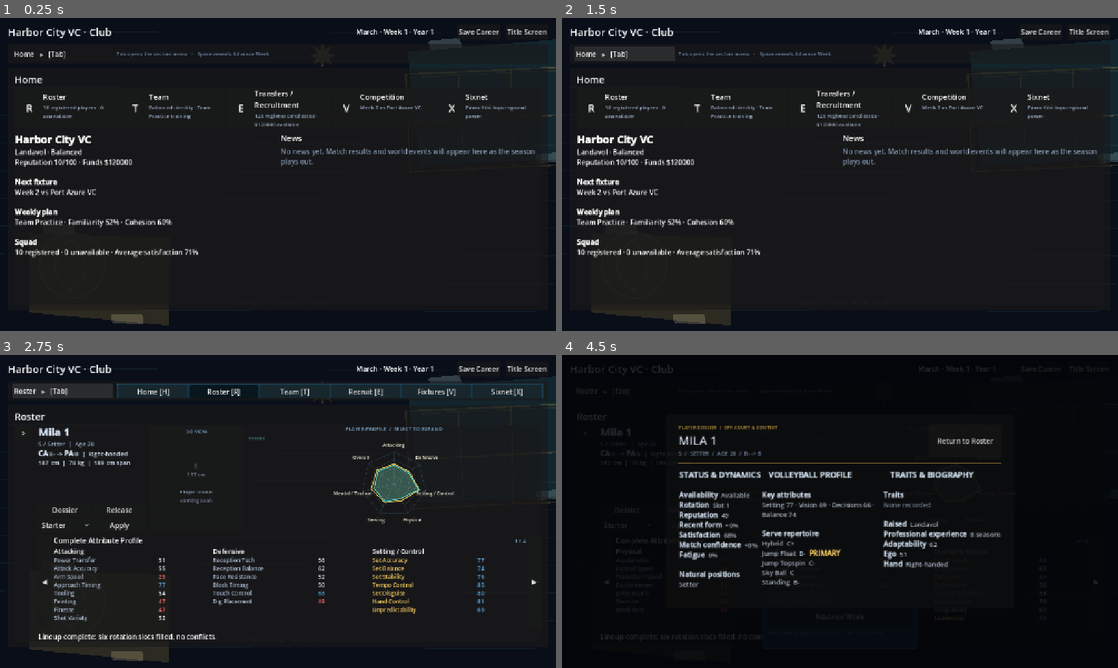
Above: before the commit, frames 1-4 (two rows, left to right).
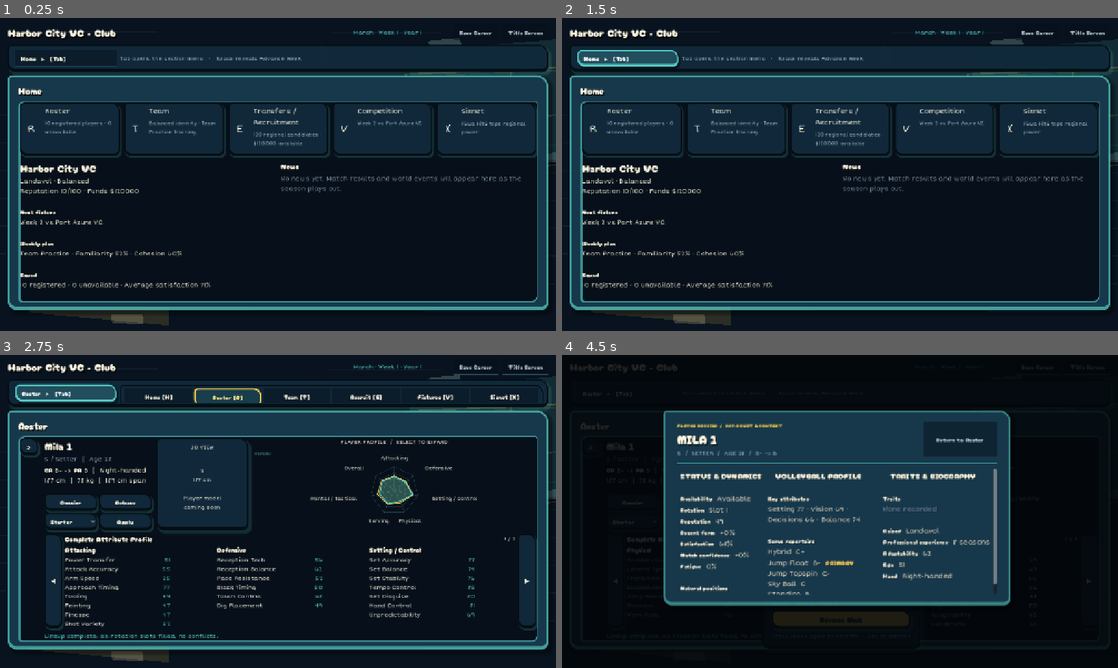
Above: after the commit, the same moments.

Repository: iracarranza/volley-world-manager
Game: Godot game, scene res://tools/preview/dashboard_preview.tscn
Two runs of this game, one before a commit and one after it. Both use one fixed random seed, a clock stepped at 60 frames per second and the inputs below. This scene is started directly instead of the project's main scene.
Inputs:
- Up to frame 1 (0.25 s): no input
- Up to frame 2 (1.5 s): click "Title Screen" at 0.5 s; click "Home ▸ [Tab]" at 1.25 s
- Up to frame 3 (2.75 s): click "Roster ▸ [Tab]" at 2 s
- Up to frame 4 (4.5 s): click ">" at 2.75 s; click "Dossier" at 3.5 s; click "< Collapse roster" at 4.25 s

The runs differ from the first frame. In frame 1, 37% of the frame differs, in the area x 1-100%, y 3-94%; in frame 2, 38%; in frame 3, 34%; in frame 4, 40%, in the area x 1-97%, y 2-91%.

Commit message:
Fit the dashboard to the new body font, and make the preview show it
The preview harness was rendering a UI nobody ships. application.gd
assigns the theme to the Application root and runs UIStyleSystem.apply();
dashboard_preview builds a bare Control and did neither, so every
screenshot came back in Godot's built-in font with default control
styling. It looked plausible, which is the problem -- layout judged from
those shots is layout judged against the wrong font metrics. It now
mirrors application.gd, with a flag for capturing the light theme.

With the real font visible, three things did not fit.

The section cards overflowed their own box: "Transfers / Recruitment"
wrapped to two lines and its title drew above the card's top border
while the summary drew below the bottom one. The card was 200x92 with a
17px title; it is 224x122 at 15px, with a 11px summary given more width
to wrap into.

The wheel's axis labels sat on top of the wheel. They are centred on a
point just past the rim, so half of a long name -- "Mental / Tactical",
"Setting / Control" -- reached back across it. Side labels are now
pushed out by half their own measured width, and the compact radius
drops from 0.34 to 0.30 to widen the ring they live in. Measured rather
than assumed, because how far half a label reaches is a property of the
font, and that stopped being fixed the moment the font changed.

The Team sub-tabs read "IndividualTraining" and "TeamTraining". A
TabContainer titles tabs from its child node names and node names cannot
contain spaces. The names are load-bearing -- unique-name lookups,
%IndividualTrainingRosterList -- so the titles are set in code rather
than renaming the nodes and chasing every reference.

Co-Authored-By: Claude Opus 5 <noreply@anthropic.com>
Claude-Session: https://claude.ai/code/session_0197KZ6RDwTpMdR7xHdkkPxn

Diff:
--- a/scenes/components/dashboard_card.tscn
+++ b/scenes/components/dashboard_card.tscn
@@ -3,7 +3,7 @@
 [ext_resource type="Script" path="res://scenes/components/dashboard_card.gd" id="1"]
 
 [node name="DashboardCard" type="Button"]
-custom_minimum_size = Vector2(200, 92)
+custom_minimum_size = Vector2(224, 122)
 size_flags_horizontal = 3
 script = ExtResource("1")
 
@@ -41,7 +41,7 @@
 [node name="TitleLabel" type="Label" parent="Margin/Row/Text"]
 unique_name_in_owner = true
 layout_mode = 2
-theme_override_font_sizes/font_size = 17
+theme_override_font_sizes/font_size = 15
 text = "Section"
 mouse_filter = 2
 autowrap_mode = 2
@@ -49,10 +49,10 @@
 
 [node name="SummaryLabel" type="Label" parent="Margin/Row/Text"]
 unique_name_in_owner = true
-custom_minimum_size = Vector2(160, 0)
+custom_minimum_size = Vector2(166, 0)
 layout_mode = 2
 theme_override_colors/font_color = Color(0.62, 0.7, 0.8, 1)
-theme_override_font_sizes/font_size = 12
+theme_override_font_sizes/font_size = 11
 text = "Summary"
 autowrap_mode = 2
 max_lines_visible = 3
--- a/scenes/components/player_attribute_wheel.gd
+++ b/scenes/components/player_attribute_wheel.gd
@@ -266,7 +266,12 @@
 	var legend_width := clampf(size.x * 0.48, 142.0, maxf(size.x - 130.0, 142.0))
 	var wheel_width := size.x - legend_width
 	var center := Vector2(wheel_width * 0.48, size.y * 0.5)
-	var radius := maxf(minf(wheel_width * 0.34, size.y * 0.34), 28.0)
+	## 0.30 rather than 0.34: the axis labels sit in the ring outside the wheel,
+	## and the body font is wide enough that "Mental / Tactical" and
+	## "Setting / Control" were overlapping the spokes at the old radius. Giving
+	## the ring more room costs a little wheel and keeps the labels legible,
+	## which is the whole point of drawing them.
+	var radius := maxf(minf(wheel_width * 0.30, size.y * 0.30), 28.0)
 	return {
 		"center": center,
 		"radius": radius,
@@ -304,15 +309,35 @@
 
 func _axis_label_rect(index: int, geometry: Dictionary) -> Rect2:
 	var vector := _axis_vector(index)
-	var width := 250.0 if expanded_presentation else 126.0
+	var width := 250.0 if expanded_presentation else 138.0
 	var height := 30.0 if expanded_presentation else 22.0
-	var distance := float(geometry.radius) + (34.0 if expanded_presentation else 23.0)
+	var distance := float(geometry.radius) + (34.0 if expanded_presentation else 28.0)
 	var anchor := Vector2(geometry.center) + vector * distance
 	## Pull top and bottom labels slightly inward; side labels have more room and
 	## remain attached to their spoke without colliding with the popup boundary.
 	if absf(vector.y) > 0.75:
 		anchor.y += 8.0 if vector.y < 0.0 else -5.0
-	return Rect2(anchor - Vector2(width * 0.5, height * 0.5), Vector2(width, height))
+	## Push a side label out by half its own text, so its inner edge clears the
+	## spoke instead of its centre sitting on the spoke end. Centred, the long
+	## names -- "Mental / Tactical", "Setting / Control" -- reached back across
+	## the rim and sat on top of the wheel. Measured rather than assumed, because
+	## how far half a label reaches is a property of the font, and this stopped
+	## being true the moment the body font changed.
+	if absf(vector.x) > 0.55 and index < axes.size():
+		var font := get_theme_font(&"font", &"Label")
+		if font != null:
+			var font_size := 16 if expanded_presentation else 11
+			var text_width := font.get_string_size(
+				str(axes[index]), HORIZONTAL_ALIGNMENT_LEFT, -1, font_size
+			).x
+			anchor.x += signf(vector.x) * (text_width * 0.5 + 6.0)
+	var rect := Rect2(
+		anchor - Vector2(width * 0.5, height * 0.5), Vector2(width, height)
+	)
+	## Never let the push carry a label off the widget; a clipped label is worse
+	## than a tight one.
+	rect.position.x = clampf(rect.position.x, 0.0, maxf(size.x - width, 0.0))
+	return rect
 
 
 func _axis_tooltip(index: int) -> String:
--- a/scenes/screens/career_dashboard.gd
+++ b/scenes/screens/career_dashboard.gd
@@ -187,6 +187,7 @@
 	%TitleButton.pressed.connect(func() -> void: title_requested.emit())
 	advance_week_button.pressed.connect(_confirm_advance)
 	%ApplyTrainingButton.pressed.connect(_apply_training_focus)
+	_name_team_sub_tabs()
 	training_option.item_selected.connect(_training_selected)
 	roster_list_toggle.pressed.connect(_toggle_roster_list)
 	roster_list.item_selected.connect(_roster_selected)
@@ -528,6 +529,31 @@
 			AttributeProfiles.grade(float(player.current_ability_score())),
 			AttributeProfiles.grade(float(player.potential))])
 		list.set_item_metadata(list.item_count - 1, player.id)
+
+
+## A `TabContainer` titles its tabs from the child node names, and node names
+## cannot contain spaces -- so the Team section read "IndividualTraining" and
+## "TeamTraining" on screen. The names are load-bearing (unique-name lookups and
+## `%IndividualTrainingRosterList`), so the titles are set here rather than by
+## renaming the nodes and chasing every reference.
+const TEAM_SUB_TAB_TITLES := {
+	"Overview": "Overview",
+	"IndividualTraining": "Individual Training",
+	"TeamTraining": "Team Training",
+}
+
+
+func _name_team_sub_tabs() -> void:
+	var tabs: TabContainer = get_node_or_null("%TeamSubTabs")
+	if tabs == null:
+		return
+	for index in range(tabs.get_tab_count()):
+		var control := tabs.get_tab_control(index)
+		if control == null:
+			continue
+		var title: String = str(TEAM_SUB_TAB_TITLES.get(str(control.name), ""))
+		if not title.is_empty():
+			tabs.set_tab_title(index, title)
 
 
 func _roster_selected(index: int) -> void:
--- a/tools/preview/dashboard_preview.gd
+++ b/tools/preview/dashboard_preview.gd
@@ -8,8 +8,22 @@
 var _step_index: int = 0
 
 
+## Mirrors `application.gd::_apply_theme()`. Without this the preview renders the
+## dashboard with Godot's built-in font and default control styling, because the
+## theme is assigned to the Application root and this harness never creates one
+## -- so every screenshot looked plausible and showed a UI nobody ships. Layout
+## judged from those is layout judged against the wrong font metrics.
+const DarkTheme := preload("res://scenes/themes/dark_theme.tres")
+const LightTheme := preload("res://scenes/themes/light_theme.tres")
+const UIStyle := preload("res://scripts/systems/ui_style_system.gd")
+
+## Set to true to capture the light theme instead.
+const PREVIEW_LIGHT_MODE: bool = false
+
+
 func _ready() -> void:
 	DirAccess.make_dir_recursive_absolute(SHOTS_DIR)
+	theme = LightTheme if PREVIEW_LIGHT_MODE else DarkTheme
 	var manager := get_node("/root/CareerManager")
 	var error: String = manager.create_career(
 		"Preview Career", "Harbor City VC", "Landavol", "Club", "Balanced"
@@ -19,6 +33,9 @@
 	var packed := load("res://scenes/screens/career_dashboard.tscn") as PackedScene
 	_dashboard = packed.instantiate()
 	add_child(_dashboard)
+	if _dashboard.has_method("set_light_mode"):
+		_dashboard.set_light_mode(PREVIEW_LIGHT_MODE)
+	UIStyle.apply(self, PREVIEW_LIGHT_MODE)
 	_steps = [
 		["01_home", func() -> void: _dashboard._navigate("Home")],
 		["02_nav_open", func() -> void: _dashboard._toggle_nav_dropdown()],
